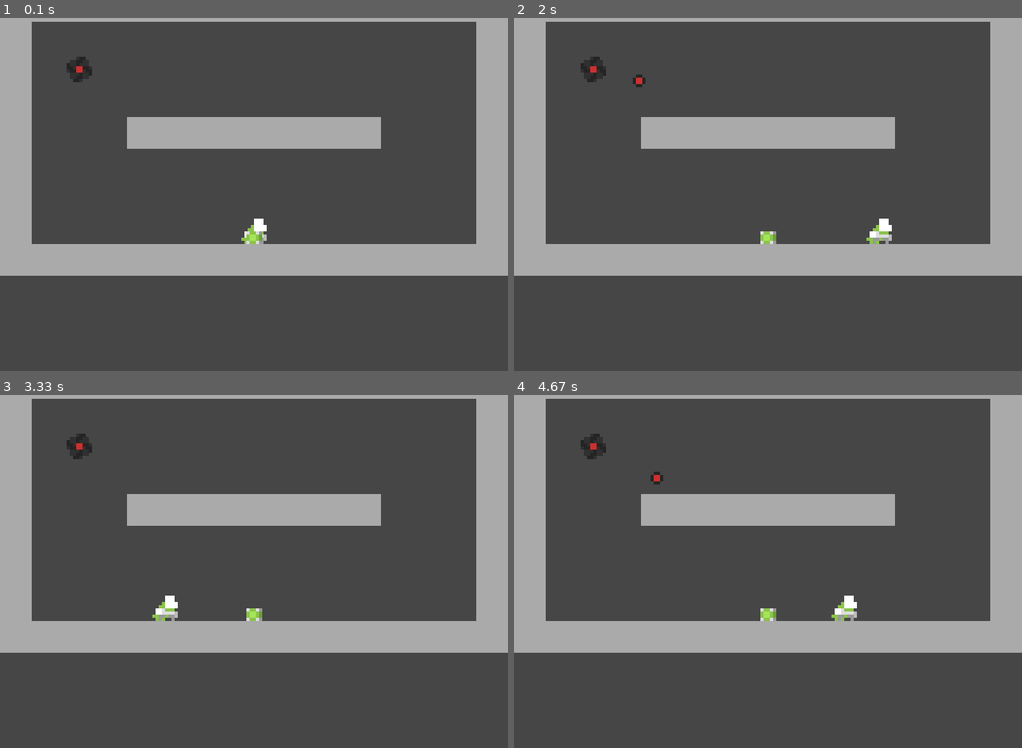
Above: before the commit, frames 1-4 (two rows, left to right).
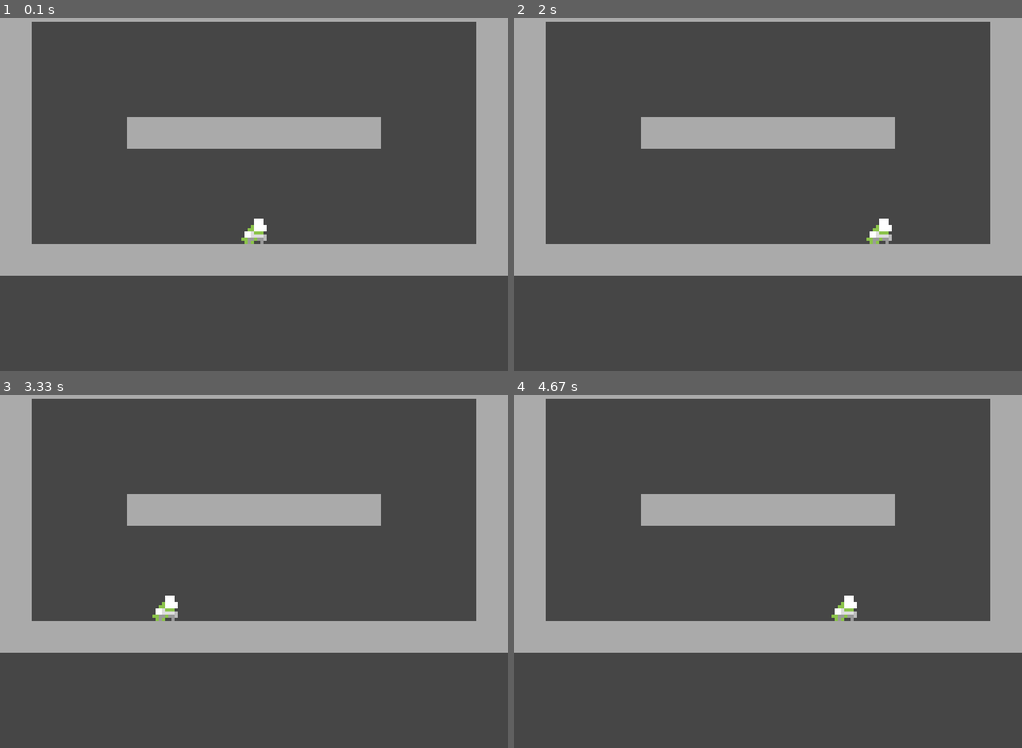
Above: after the commit, the same moments.

Repository: DJan03/ThrowTheBox_pygame
Game: pygame game, started from main.py
Two runs of this game, one before a commit and one after it. Both use one fixed random seed, a clock stepped at 60 frames per second and the inputs below.
Inputs:
- Up to frame 1 (0.1 s): no input
- Up to frame 2 (2 s): hold Right 0.33-0.8 s; hold Right 1.17-1.63 s; hold Left from 1.67 s (still down)
- Up to frame 3 (3.33 s): release Left at 2.2 s; hold Left 2.57-2.97 s
- Up to frame 4 (4.67 s): hold Right 3.4-4.03 s; hold Left from 4.47 s (still down)

The runs differ from the first frame. In frame 1, 0.2% of the frame differs, in the area x 13-52%, y 10-65%; in frame 2, 0.3%; in frame 3, 0.2%; in frame 4, 0.3%.

Commit message:
more spawn points

Diff:
--- a/main.py
+++ b/main.py
@@ -337,8 +337,9 @@
 
 class SpawnManager:
     def __init__(self):
-        self.points_for_enemy = [(125, 125), (275, 125), (400, 125), (525, 125), (675, 125)]
-        self.points_for_boxes = [(400, 325)]
+        self.points_for_enemy = [(125, 125), (275, 125), (400, 125), (525, 125), (675, 125),
+                                 (125, 325), (275, 325), (400, 325), (525, 325), (675, 325)]
+        self.points_for_boxes = [(275, 125), (400, 125), (525, 125), (125, 325), (275, 325), (400, 325), (525, 325), (675, 325)]
 
     def get_point_for_enemy(self):
         return choice(self.points_for_enemy)
